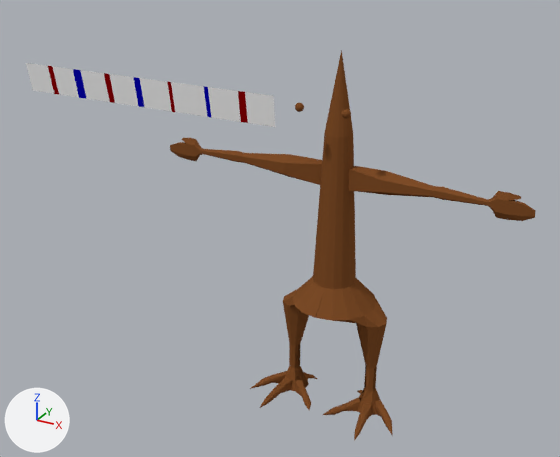
The Blender file blender/icebearg/objects/tree.blend, before and after one commit.
Rendered twice from a 50 mm lens placed at (4.75, -4.94, 4.7), pointed at (1.35, 1.23, 1.62). The lights are fixed; the arrows at lower left show +X, +Y and +Z.

The first picture shows 'Plane', 'centro'.
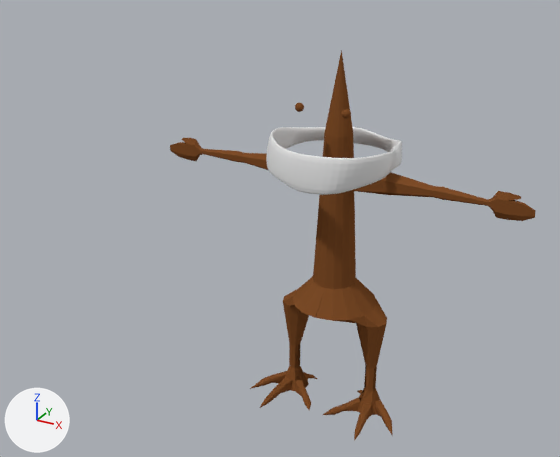
What changed in the scene script:
```text
Add me_circle:
    me_circle.from_pydata(...)  # 32 vertices, 16 faces; spans x 1.43..2.575, y 0.354..1.54, z 2.141..2.516
Remove ob_plane:
    ob_plane = bpy.data.objects.new('Plane', me_plane)
    ob_plane.location = (-0.52, 0.952, 2.907)
    ob_plane.scale = (1.0, -0.157, 1.0)
Add ob_scarf:
    ob_scarf = bpy.data.objects.new('scarf', me_circle)
    ob_scarf.location = (-0.029, 0.17, 0.183)
    _m = ob_scarf.modifiers.new('Solidify', 'SOLIDIFY')
    _m.thickness = -0.066
    _m.offset = 1.0
    _m.nonmanifold_thickness_mode = 'FIXED'
    _m.nonmanifold_merge_threshold = 0.0003
    _m = ob_scarf.modifiers.new('Subsurf', 'SUBSURF')
```

Location of each change, (x1, y1, x2, y2) in pixels of the pictures (560 x 457 px):
'Plane', deleted
    before: (26, 63, 276, 127)
    faces in mat_bufanda_blanco (white #ffffff): (26, 63, 276, 127)
    faces in mat_bufanda_rojo (red #920002): (48, 66, 248, 123)
    faces in mat_bufanda_azul (blue #0502b9): (73, 69, 212, 118)
'scarf', added
    after: (266, 127, 402, 195)
